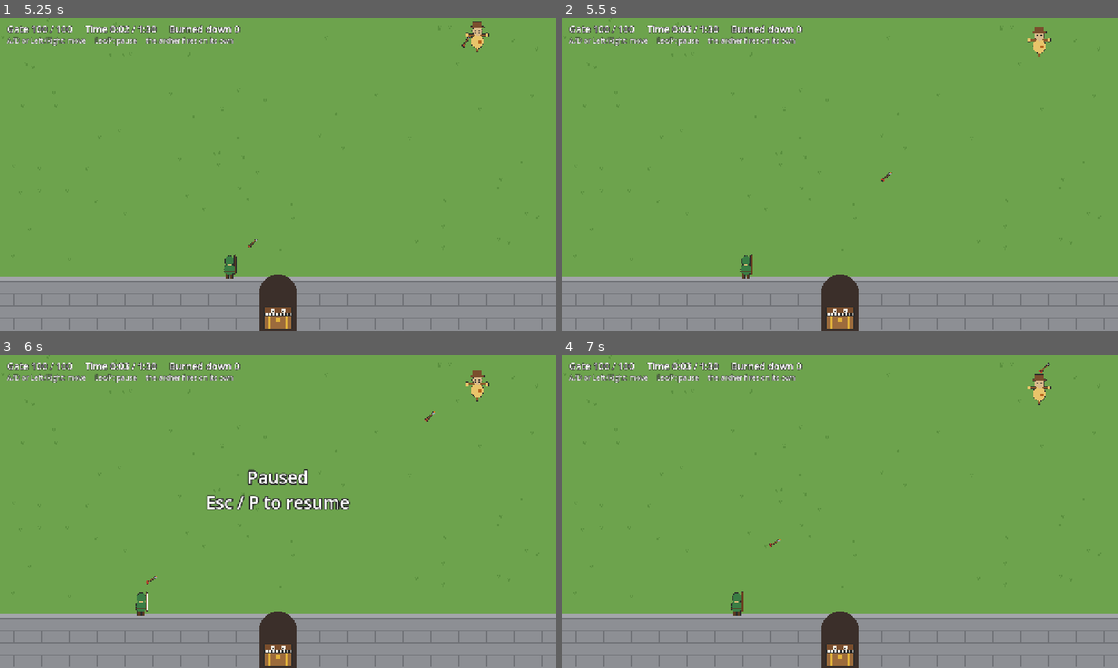
Above: before the commit, frames 1-4 (two rows, left to right).
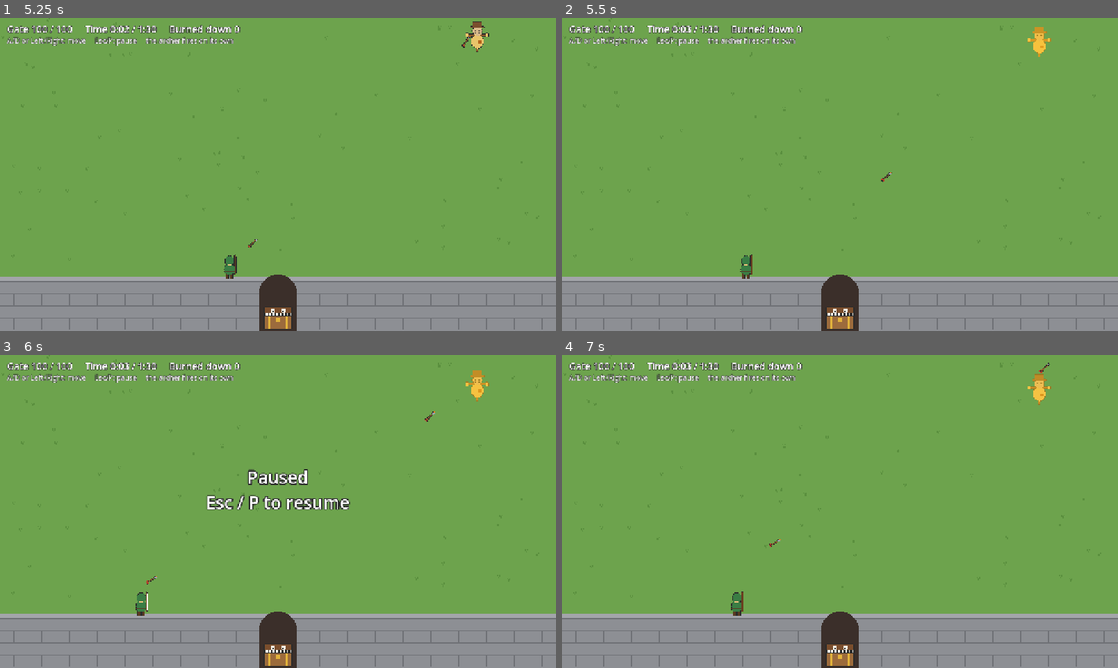
Above: after the commit, the same moments.

Repository: RuiSun-workspace/walker-mimic-keep-rui-sun
Game: Godot game, scene res://game/main.tscn
Two runs of this game, one before a commit and one after it. Both use one fixed random seed, a clock stepped at 60 frames per second and the inputs below.
Inputs (mouse positions are in pixels of both pictures, inside the frame that each line leads up to):
- Up to frame 1 (5.25 s): tap Enter at 0.5, 2.1, 4.35 s; move the mouse to (400, 158) at 0.52 s; hold D (move_right) 0.53-1.28 s; tap P at 0.6, 1.35, 2.3, 2.85, 3.6, 4.55, 5.1 s; click (400, 158) at 0.67 s; tap R (restart) at 1.25, 2.75, 5 s; move the mouse to (166, 190) at 1.27 s; hold A (move_left) 1.28-2.03 s; move the mouse to (333, 105) at 2.02 s; hold D (move_right) 2.03-3.53 s; move the mouse to (250, 237) at 2.77 s; click (250, 237) at 2.92 s; move the mouse to (444, 221) at 3.52 s; hold A (move_left) from 3.53 s (still down); tap Escape (pause) at 4.15 s; move the mouse to (111, 127) at 4.27 s; move the mouse to (305, 174) at 5.02 s; click (305, 174) at 5.17 s
- Up to frame 2 (5.5 s): keep holding A (move_left)
- Up to frame 3 (6 s): move the mouse to (194, 433) at 5.77 s; release A (move_left) at 5.78 s; hold D (move_right) from 5.78 s (still down); tap P at 5.85 s
- Up to frame 4 (7 s): keep holding D (move_right); tap R (restart) at 6.5 s; move the mouse to (962, 495) at 6.52 s; tap Enter at 6.6 s; tap P at 6.8 s

Frame 1 is identical in both runs. In frame 2, 0.2% of the frame differs, in the area x 83-88%, y 2-13%; in frame 3, 0.2%, in the area x 83-88%, y 4-15%; in frame 4, 0.2%.

Commit message:
Burning tint driver + test (agent, session 2 run 2, unedited); 144 fps fails 7 checks
Steps 1-3 of the approved plan: scarecrow.tscn gives Sprite a local-to-scene ShaderMaterial using
Rui's shader; godot/game/burning_tint.gd sets burn_mix = 0.65*clamp(burn_time_left/4,0,1) each
frame; godot/tests/test_burning_tint.gd, 49 checks, ignites only with real auto-fired arrows steered
by A/D key events, pauses with a real P, samples at process_priority 1000.
Session: success, 47 turns, 2 denials (existing suites run with an `; echo` suffix, then rerun
without it). Shaders and run-test.sh untouched.
Claude re-ran everything through run-test.sh: test_rules 23/0 and test_input 14/0 at 60;
test_burning_tint 49/0 at 30 and 60, 42/7 at 144 (exit 1), no SHADER/SCRIPT ERROR.
The 7 failures: every burn lasts 241 ticks, not 240. burn_time_left ends one tick late on float
residue (9.2e-15 left after 240 subtractions of 1/60, scarecrow.gd:53-54). At 144 fps one frame
is smaller than that extra tick. The agent stopped without loosening anything, as told.
Not fixed in this commit.

Co-Authored-By: Claude Opus 5.5 <noreply@anthropic.com>

Diff:
--- /dev/null
+++ b/godot/game/burning_tint.gd
@@ -0,0 +1,13 @@
+extends Sprite2D
+## Presentation only: shows the parent Scarecrow's Burning state through burning_tint.gdshader.
+## Reads burn_time_left every frame and writes burn_mix to this Sprite's own ShaderMaterial
+## (local to each scarecrow instance). Never writes game state; no TIME or frame count, so the
+## fade follows the game timer, Engine.time_scale and pause (CHANGE-BRIEF Rules 1-6).
+
+const BURN_MIX_MAX := 0.65
+
+
+func _process(_delta: float) -> void:
+	var s := get_parent() as Scarecrow
+	var mix := BURN_MIX_MAX * clampf(s.burn_time_left / Tuning.BURN_DURATION, 0.0, 1.0)
+	(material as ShaderMaterial).set_shader_parameter("burn_mix", mix)
--- a/godot/game/scarecrow.tscn
+++ b/godot/game/scarecrow.tscn
@@ -1,10 +1,18 @@
-[gd_scene load_steps=3 format=3]
+[gd_scene load_steps=6 format=3]
 
 [ext_resource type="Script" path="res://game/scarecrow.gd" id="1_script"]
 [ext_resource type="Texture2D" path="res://assets/sprites/scarecrow.png" id="2_tex"]
+[ext_resource type="Shader" path="res://shaders/burning_tint.gdshader" id="3_shader"]
+[ext_resource type="Script" path="res://game/burning_tint.gd" id="4_tint"]
+
+[sub_resource type="ShaderMaterial" id="ShaderMaterial_burn"]
+resource_local_to_scene = true
+shader = ExtResource("3_shader")
 
 [node name="Scarecrow" type="Node2D"]
 script = ExtResource("1_script")
 
 [node name="Sprite" type="Sprite2D" parent="."]
+material = SubResource("ShaderMaterial_burn")
 texture = ExtResource("2_tex")
+script = ExtResource("4_tint")
--- /dev/null
+++ b/godot/tests/test_burning_tint.gd
@@ -0,0 +1,479 @@
+extends SceneTree
+## Burning-tint checks (CHANGE-BRIEF Rules 1-6), run through the real main scene and game loop.
+##   godot --headless --path godot --script res://tests/test_burning_tint.gd --fixed-fps <30|60|144>
+## Every ignition is an arrow from the archer's own auto-fire, steered into and out of the cone
+## with real A/D key events; pause is a real P key. burn_mix is read from each scarecrow's own
+## ShaderMaterial by a Sampler that runs last in every frame. Headless draws nothing: this proves
+## the uniform values the renderer is given, not the pixels.
+## Prints one PASS/FAIL line per check and exits 1 on any failure.
+
+const MAIN := preload("res://game/main.tscn")
+const SHADER_PATH := "res://shaders/burning_tint.gdshader"
+const PEAK := 0.65                # Rule 1
+const DURATION := 4.0             # Rule 2: burn_mix = 0.65 * clamp(burn_time_left / 4, 0, 1)
+const EPS := 1e-6                 # revision A: every frame matches that formula to 1e-6
+const GONE := -1.0                # sample of a scarecrow that no longer exists
+const UNSET := -2.0               # burn_mix never set on the material (reads back null)
+const MAX_FRAMES := 5000
+## Just outside the cone of an archer at ARCHER_START: about 60 px of D brings it in, close
+## enough that the arrow (aimed at where the scarecrow was) still lands as it walks down.
+const TARGET := Vector2(958, 423)
+## Higher up, so it is still well above the wall walk when the second arrow is steered in.
+const RETRIGGER_TARGET := Vector2(1067, 360)
+const STEER_BACK := 40.0          # px of A after the shot; out of the cone long before the cooldown
+
+var passed := 0
+var failed := 0
+var game: Game
+var sampler: Sampler
+var rec := {"fired": 0}
+
+
+## Runs last in every frame (process_priority 1000), also while paused. Holds instance ids and
+## numbers only: no reference to a scarecrow, Sprite or material survives between frames.
+class Sampler extends Node:
+	var ids: Array[int] = []
+	var clock := 0.0                         # game time: physics deltas summed while not paused
+	var ticks := 0
+	var t := PackedFloat64Array()            # clock at each sample
+	var dt := PackedFloat64Array()           # game time the physics ticks of this frame advanced
+	var frame_dt := PackedFloat64Array()     # _process delta: one frame period, time_scale / fps
+	var nticks := PackedInt32Array()
+	var paused := PackedByteArray()
+	var mix: Array[PackedFloat64Array] = []
+	var btl: Array[PackedFloat64Array] = []
+	var checked := 0                         # samples of a live scarecrow, over the whole run
+	var bad := 0                             # of those: outside [0, 0.65] or off the formula
+	var first_bad := PackedFloat64Array()    # [burn_mix, burn_time_left] of the first bad one
+	var _clock_last := 0.0
+	var _ticks_last := 0
+
+	func _init() -> void:
+		process_priority = 1000
+		process_mode = Node.PROCESS_MODE_ALWAYS
+
+	func watch(new_ids: Array[int]) -> void:
+		ids = new_ids
+		t.clear()
+		dt.clear()
+		frame_dt.clear()
+		nticks.clear()
+		paused.clear()
+		mix = []
+		btl = []
+		for i in ids.size():
+			mix.append(PackedFloat64Array())
+			btl.append(PackedFloat64Array())
+
+	func size() -> int:
+		return t.size()
+
+	func _physics_process(delta: float) -> void:
+		if not get_tree().paused:
+			clock += delta
+			ticks += 1
+
+	func _process(delta: float) -> void:
+		t.append(clock)
+		dt.append(clock - _clock_last)
+		nticks.append(ticks - _ticks_last)
+		frame_dt.append(delta)
+		paused.append(1 if get_tree().paused else 0)
+		_clock_last = clock
+		_ticks_last = ticks
+		for i in ids.size():
+			var s := instance_from_id(ids[i]) as Scarecrow
+			if s == null:
+				mix[i].append(GONE)
+				btl[i].append(GONE)
+				continue
+			var mat := (s.get_node("Sprite") as Sprite2D).material as ShaderMaterial
+			var v: Variant = mat.get_shader_parameter("burn_mix")
+			var m: float = UNSET if v == null else float(v)
+			var left := s.burn_time_left
+			mix[i].append(m)
+			btl[i].append(left)
+			checked += 1
+			var expect := PEAK * clampf(left / DURATION, 0.0, 1.0)
+			if m < 0.0 or m > PEAK or absf(m - expect) > EPS:
+				bad += 1
+				if first_bad.is_empty():
+					first_bad = PackedFloat64Array([m, left])
+
+
+func _initialize() -> void:
+	_run.call_deferred()
+
+
+func _run() -> void:
+	game = MAIN.instantiate() as Game
+	game.spawning_enabled = false
+	root.add_child(game)
+	sampler = Sampler.new()
+	root.add_child(sampler)
+	game.archer.fired.connect(func(_a: Arrow) -> void: rec.fired += 1)
+	await process_frame
+
+	_test_shader_uniforms()
+	_test_shader_source()
+	await _test_instances_independent()
+	await _test_single_burn(1.0)
+	await _test_single_burn(0.5)
+	await _test_single_burn(2.0)
+	await _test_pause_freezes()
+	await _test_retrigger_then_death()
+	_check("every sample of a live scarecrow: 0 <= burn_mix <= 0.65 and == 0.65*clamp(left/4,0,1) (1e-6)",
+			sampler.bad == 0 and sampler.checked > 0,
+			"%d of %d bad, first [burn_mix, left] = %s" % [sampler.bad, sampler.checked, sampler.first_bad])
+
+	Engine.time_scale = 1.0
+	print("test_burning_tint: %d passed, %d failed" % [passed, failed])
+	quit(1 if failed > 0 else 0)
+
+
+# --- helpers ---------------------------------------------------------------
+
+func _check(name: String, ok: bool, detail: String = "") -> void:
+	if ok:
+		passed += 1
+		print("PASS %s" % name)
+	else:
+		failed += 1
+		print("FAIL %s  %s" % [name, detail])
+
+
+func _key(code: Key, pressed: bool) -> void:
+	var ev := InputEventKey.new()
+	ev.keycode = code
+	ev.physical_keycode = code
+	ev.pressed = pressed
+	Input.parse_input_event(ev)
+	Input.flush_buffered_events()
+
+
+## Clean field at the given time scale: keys up, spawning off, nothing watched.
+func _fresh(scale: float) -> void:
+	_key(KEY_A, false)
+	_key(KEY_D, false)
+	Engine.time_scale = scale
+	game.spawning_enabled = false
+	game.reset()
+	sampler.watch([])
+	await process_frame
+	await process_frame          # a time_scale change applies from the next tick
+
+
+## Spawns scarecrows the way the game does, lets each driver run once, then samples them.
+func _spawn_watched(points: Array[Vector2]) -> Array[int]:
+	var ids: Array[int] = []
+	for p in points:
+		ids.append(game.spawn_scarecrow(p).get_instance_id())
+	await process_frame
+	sampler.watch(ids)
+	await process_frame
+	return ids
+
+
+## One real arrow: hold D until the archer's own auto-fire looses one, then hold A until the
+## archer is STEER_BACK px back. Keys go in at the start of a physics tick. Returns false if
+## no arrow was fired.
+func _steer_one_arrow() -> bool:
+	var start: int = rec.fired
+	_key(KEY_D, true)
+	var n := 0
+	while rec.fired == start and n < MAX_FRAMES:
+		await physics_frame
+		n += 1
+	_key(KEY_D, false)
+	if rec.fired == start:
+		return false
+	var x_fire := game.archer.position.x
+	_key(KEY_A, true)
+	while game.archer.position.x > x_fire - STEER_BACK and n < MAX_FRAMES:
+		await physics_frame
+		n += 1
+	_key(KEY_A, false)
+	return true
+
+
+## Steers one arrow in and returns the sample index of its hit on scarecrow i, or -1.
+func _arrow_hit(i: int) -> int:
+	var k0 := sampler.size()
+	if not await _steer_one_arrow():
+		return -1
+	return await _await_rise(i, k0)
+
+
+## First sample index >= from_k at which scarecrow i's burn_mix rose (an arrow hit), or -1.
+func _await_rise(i: int, from_k: int) -> int:
+	var k := maxi(from_k, 1)
+	for n in MAX_FRAMES:
+		while k < sampler.size():
+			if sampler.mix[i][k] > sampler.mix[i][k - 1]:
+				return k
+			k += 1
+		await process_frame
+	return -1
+
+
+## First sample index >= from_k at which scarecrow i's burn_mix is exactly 0.0, or -1.
+func _await_zero(i: int, from_k: int) -> int:
+	var k := from_k
+	for n in MAX_FRAMES:
+		while k < sampler.size():
+			if sampler.mix[i][k] == 0.0:
+				return k
+			k += 1
+		await process_frame
+	return -1
+
+
+## Revision A: the first frame after a hit shows >= 0.65*(1 - g/4), g = game time that frame
+## advanced; a frame with at most one physics tick shows exactly 0.65.
+func _peak_ok(i: int, k: int) -> bool:
+	var m := sampler.mix[i][k]
+	if sampler.nticks[k] <= 1:
+		return absf(m - PEAK) <= EPS
+	return m >= PEAK * (1.0 - sampler.dt[k] / DURATION) - EPS and m <= PEAK
+
+
+func _all_equal(i: int, from_k: int, to_k: int, value: float) -> bool:
+	for k in range(from_k, to_k):
+		if sampler.mix[i][k] != value:
+			return false
+	return true
+
+
+func _fps(k: int) -> int:
+	return roundi(Engine.time_scale / sampler.frame_dt[k])
+
+
+## Material facts as numbers. Not a coroutine, so no reference to a material outlives the call.
+## Returns [material id or 0, shader id or 0, shader path ok, burn_color unset].
+func _material_info(id: int) -> Array:
+	var mat := (instance_from_id(id).get_node("Sprite") as Sprite2D).material as ShaderMaterial
+	if mat == null or mat.shader == null:
+		return [0, 0, false, false]
+	return [mat.get_instance_id(), mat.shader.get_instance_id(), mat.shader.resource_path == SHADER_PATH,
+			mat.get_shader_parameter("burn_color") == null]
+
+
+func _material_ref(id: int) -> WeakRef:
+	return weakref((instance_from_id(id).get_node("Sprite") as Sprite2D).material)
+
+
+# --- checks ----------------------------------------------------------------
+
+func _test_shader_uniforms() -> void:
+	var list := (load(SHADER_PATH) as Shader).get_shader_uniform_list()
+	var by_name := {}
+	for u: Dictionary in list:
+		by_name[u.name] = u
+	_check("shader reports exactly two uniforms, no sampler", list.size() == 2, str(list))
+	var m: Dictionary = by_name.get("burn_mix", {})
+	var range_ok := false
+	if m.get("hint") == PROPERTY_HINT_RANGE:
+		var r := String(m.get("hint_string", "")).split(",")
+		range_ok = r.size() >= 2 and float(r[0]) == 0.0 and float(r[1]) == 1.0
+	_check("burn_mix is a float with hint_range(0, 1)", m.get("type") == TYPE_FLOAT and range_ok, str(m))
+	var c: Dictionary = by_name.get("burn_color", {})
+	_check("burn_color is a Color", c.get("type") == TYPE_COLOR, str(c))
+
+
+## Defaults are not reported headlessly, so they are read from the source text (whitespace collapsed).
+func _test_shader_source() -> void:
+	var src := RegEx.create_from_string("\\s+").sub(FileAccess.get_file_as_string(SHADER_PATH), " ", true)
+	_check("source: burn_mix defaults to 0.0",
+			src.contains("uniform float burn_mix : hint_range(0.0, 1.0) = 0.0;"))
+	_check("source: burn_color is source_color, default (1.0, 0.752941, 0.125490, 1.0)",
+			src.contains("uniform vec4 burn_color : source_color = vec4(1.0, 0.752941, 0.125490, 1.0);"))
+	_check("source: the colour line is COLOR.rgb = mix(COLOR.rgb, burn_color.rgb, burn_mix);",
+			src.contains("COLOR.rgb = mix(COLOR.rgb, burn_color.rgb, burn_mix);"))
+	_check("source: no render_mode, no sampler, no TIME",
+			not src.contains("render_mode") and not src.contains("sampler2D") and not src.contains("TIME"))
+
+
+## Rule 6: three scarecrows, an arrow for the middle one only.
+func _test_instances_independent() -> void:
+	await _fresh(1.0)
+	var ids := await _spawn_watched([Vector2(300, 423), TARGET, Vector2(1240, 423)])
+	var mats: Array[int] = []
+	var shaders: Array[int] = []
+	var setup_ok := true
+	var color_unset := true
+	for id in ids:
+		var info := _material_info(id)
+		setup_ok = setup_ok and info[2]
+		color_unset = color_unset and info[3]
+		mats.append(info[0])
+		shaders.append(info[1])
+	_check("each Sprite has a ShaderMaterial using %s" % SHADER_PATH, setup_ok)
+	if not setup_ok:
+		return
+	_check("the three scarecrows have three distinct ShaderMaterials",
+			mats[0] != mats[1] and mats[1] != mats[2] and mats[0] != mats[2], str(mats))
+	_check("all three share the one Shader; burn_color is unset (shader default) on each",
+			shaders[0] == shaders[1] and shaders[1] == shaders[2] and color_unset)
+
+	var fired0: int = rec.fired
+	var k0 := sampler.size()
+	var k_hit := await _arrow_hit(1)
+	var k_end := await _await_zero(1, k_hit + 1) if k_hit > 0 else -1
+	_check("[3 scarecrows] exactly one auto-fired arrow ignites the middle one",
+			k_hit > 0 and k_end > 0 and rec.fired - fired0 == 1,
+			"hit at %d, end at %d, arrows %d" % [k_hit, k_end, rec.fired - fired0])
+	if k_hit < 0 or k_end < 0:
+		return
+	_check("[3 scarecrows] at the hit: (%.4f, %.4f, %.4f), expected (0, 0.65, 0)" % [
+			sampler.mix[0][k_hit], sampler.mix[1][k_hit], sampler.mix[2][k_hit]],
+			sampler.mix[0][k_hit] == 0.0 and _peak_ok(1, k_hit) and sampler.mix[2][k_hit] == 0.0)
+	var k2 := k_hit
+	while k2 < k_end and sampler.btl[1][k2] > 2.0:
+		k2 += 1
+	_check("[3 scarecrows] with %.4f s left: (%.4f, %.4f, %.4f), expected (0, ~0.325, 0)" % [
+			sampler.btl[1][k2], sampler.mix[0][k2], sampler.mix[1][k2], sampler.mix[2][k2]],
+			sampler.mix[0][k2] == 0.0 and absf(sampler.mix[1][k2] - 0.325) <= PEAK * sampler.dt[k2] / DURATION + EPS
+			and sampler.mix[2][k2] == 0.0)
+	_check("[3 scarecrows] the outer two read 0.0 in all %d frames of the middle one's burn" % (k_end - k0),
+			_all_equal(0, 0, k_end + 1, 0.0) and _all_equal(2, 0, k_end + 1, 0.0))
+
+
+## Rules 1, 2 and 4: one arrow, at the given Engine.time_scale.
+func _test_single_burn(scale: float) -> void:
+	await _fresh(scale)
+	var ids := await _spawn_watched([TARGET])
+	var s := instance_from_id(ids[0]) as Scarecrow
+	var r := {"ended_k": -1, "started": 0}
+	s.burning_ended.connect(func() -> void: r.ended_k = sampler.size())
+	s.burning_started.connect(func() -> void: r.started += 1)
+	s = null
+	var label := "time_scale %.1f" % scale
+	var fired0: int = rec.fired
+	var k_hit := await _arrow_hit(0)
+	var k_end := await _await_zero(0, k_hit + 1) if k_hit > 0 else -1
+	_check("[%s] one auto-fired arrow ignites it" % label,
+			k_hit > 0 and k_end > 0 and r.started == 1 and rec.fired - fired0 == 1,
+			"hit at %d, end at %d, started %d, arrows %d" % [k_hit, k_end, r.started, rec.fired - fired0])
+	if k_hit < 0 or k_end < 0:
+		return
+	var fps := _fps(k_hit)
+	var period := sampler.frame_dt[k_hit]
+	_check("[%s] burn_mix is 0.0 in every frame before the hit" % label, _all_equal(0, 0, k_hit, 0.0))
+	_check("[%s] first frame after the hit: %.6f (%d ticks in it), Rule 1 / revision A" % [
+			label, sampler.mix[0][k_hit], sampler.nticks[k_hit]], _peak_ok(0, k_hit))
+	_check("[%s] burn_mix is 0.0 in the frame burning_ended is emitted, > 0 the frame before" % label,
+			r.ended_k == k_end and sampler.mix[0][k_end] == 0.0 and sampler.mix[0][k_end - 1] > 0.0,
+			"ended at %d, zero at %d" % [r.ended_k, k_end])
+	var ticks := 0
+	for k in range(k_hit + 1, k_end + 1):
+		ticks += sampler.nticks[k]
+	print("INFO [%s @ %d fps] %d physics ticks from hit to 0.0 (%d = 4 s); burn_time_left the frame before: %s" % [
+			label, fps, ticks, roundi(DURATION * 60.0 / scale), String.num_scientific(sampler.btl[0][k_end - 1])])
+	var game_time := sampler.t[k_end] - sampler.t[k_hit]
+	_check("[%s @ %d fps] 0.65 -> 0.0 takes %.6f s of game time, 4.0 +- one frame (%.6f)" % [
+			label, fps, game_time, period], absf(game_time - DURATION) <= period + EPS)
+	var real_time := float(k_end - k_hit) / fps
+	_check("[%s @ %d fps] that is %d frames = %.4f s real time, 4.0/%.1f = %.4f +- one frame" % [
+			label, fps, k_end - k_hit, real_time, scale, DURATION / scale],
+			absf(real_time - DURATION / scale) <= 1.0 / fps + EPS)
+	await process_frame
+	_check("[%s] no further arrow after the burn" % label, rec.fired - fired0 == 1, "arrows %d" % (rec.fired - fired0))
+
+
+## Rule 4: a real P mid-burn freezes burn_time_left and burn_mix; P again continues from there.
+func _test_pause_freezes() -> void:
+	await _fresh(1.0)
+	var ids := await _spawn_watched([TARGET])
+	var s := instance_from_id(ids[0]) as Scarecrow
+	var r := {"ended_k": -1}
+	s.burning_ended.connect(func() -> void: r.ended_k = sampler.size())
+	s = null
+	var fired0: int = rec.fired
+	var k_hit := await _arrow_hit(0)
+	_check("[pause] one auto-fired arrow ignites it", k_hit > 0 and rec.fired - fired0 == 1,
+			"arrows %d" % (rec.fired - fired0))
+	if k_hit < 0:
+		return
+	while sampler.t[sampler.size() - 1] - sampler.t[k_hit] < 1.5:
+		await process_frame
+	await physics_frame            # the game flushes input before the frame's physics
+	_key(KEY_P, true)
+	_key(KEY_P, false)
+	var k_p := sampler.size()
+	var was_paused := paused
+	for n in 30:
+		await process_frame
+	await physics_frame
+	_key(KEY_P, true)
+	_key(KEY_P, false)
+	var k_r := sampler.size()
+	var resumed := not paused
+	for n in 12:                   # samples land at the end of a frame: k_r + 9 exists after 11
+		await process_frame
+	var frozen_mix := sampler.mix[0][k_p - 1]
+	var frozen_left := sampler.btl[0][k_p - 1]
+	var frozen := frozen_mix > 0.0
+	for k in range(k_p, k_r):
+		frozen = frozen and sampler.paused[k] == 1 and sampler.mix[0][k] == frozen_mix \
+				and sampler.btl[0][k] == frozen_left
+	_check("[pause] P pauses and P resumes", was_paused and resumed)
+	_check("[pause] burn_mix %.6f and burn_time_left %.6f identical over %d paused frames" % [
+			frozen_mix, frozen_left, k_r - k_p], frozen and k_r - k_p >= 30)
+	var first := sampler.btl[0][k_r]
+	_check("[pause] after resume it continues from the frozen value (%.6f -> %.6f -> %.6f)" % [
+			frozen_left, first, sampler.btl[0][k_r + 9]],
+			first <= frozen_left and first >= frozen_left - sampler.dt[k_r] - EPS
+			and sampler.btl[0][k_r + 9] < frozen_left)
+	var k_end := await _await_zero(0, k_r)
+	var game_time := sampler.t[k_end] - sampler.t[k_hit] if k_end > 0 else -1.0
+	_check("[pause] the paused burn still takes %.6f s of game time, 4.0 +- one frame" % game_time,
+			k_end > 0 and r.ended_k == k_end and absf(game_time - DURATION) <= sampler.frame_dt[k_hit] + EPS)
+
+
+## Rules 3 and 5: a second real arrow once burn_mix < 0.3, then the scarecrow burns to death.
+func _test_retrigger_then_death() -> void:
+	await _fresh(1.0)
+	var ids := await _spawn_watched([RETRIGGER_TARGET])
+	var id := ids[0]
+	var s := instance_from_id(id) as Scarecrow
+	var sprite_id := s.get_node("Sprite").get_instance_id()
+	var mat_ref := _material_ref(id)
+	var r := {"died_k": -1, "died_left": -1.0}
+	s.died.connect(func() -> void:
+		r.died_k = sampler.size()
+		r.died_left = (instance_from_id(id) as Scarecrow).burn_time_left)
+	s = null
+	var fired0: int = rec.fired
+	var k1 := await _arrow_hit(0)
+	_check("[retrigger] first auto-fired arrow ignites it", k1 > 0 and rec.fired - fired0 == 1,
+			"arrows %d" % (rec.fired - fired0))
+	if k1 < 0:
+		return
+	while sampler.mix[0][sampler.size() - 1] >= 0.3:
+		await process_frame
+	var k2 := await _arrow_hit(0)
+	_check("[retrigger] a second auto-fired arrow hits it", k2 > 0 and rec.fired - fired0 == 2,
+			"arrows %d" % (rec.fired - fired0))
+	if k2 < 0:
+		return
+	_check("[retrigger] burn_mix %.6f (< 0.3) returns to %.6f in the hit frame (%d ticks), Rule 3" % [
+			sampler.mix[0][k2 - 1], sampler.mix[0][k2], sampler.nticks[k2]],
+			sampler.mix[0][k2 - 1] < 0.3 and _peak_ok(0, k2))
+	var n := 0
+	while r.died_k < 0 and n < MAX_FRAMES:
+		await process_frame
+		n += 1
+	_check("[death] it burns to death while still burning (%.4f s left)" % r.died_left,
+			r.died_k > 0 and r.died_left > 0.0)
+	if r.died_k < 0:
+		return
+	await process_frame
+	_check("[death] the next frame the scarecrow and its Sprite are freed",
+			not is_instance_id_valid(id) and not is_instance_id_valid(sprite_id))
+	_check("[death] its ShaderMaterial is freed too (weakref is null): nothing keeps the tint",
+			mat_ref.get_ref() == null)
+	await process_frame
+	_check("[death] the sampler finds nothing to read after the death frame",
+			sampler.mix[0][r.died_k + 1] == GONE)
+	_check("[retrigger] exactly two arrows in this case", rec.fired - fired0 == 2,
+			"arrows %d" % (rec.fired - fired0))
Not shown, added: godot/game/burning_tint.gd.uid
Not shown, added: godot/tests/test_burning_tint.gd.uid
Not shown, added: logs/test_burning_tint_144fps.log
Not shown, added: logs/test_burning_tint_30fps.log
Not shown, added: logs/test_burning_tint_60fps.log
Not shown, added: sessions/session-2-implement.jsonl
Not shown, added: sessions/session-2-implement.md
